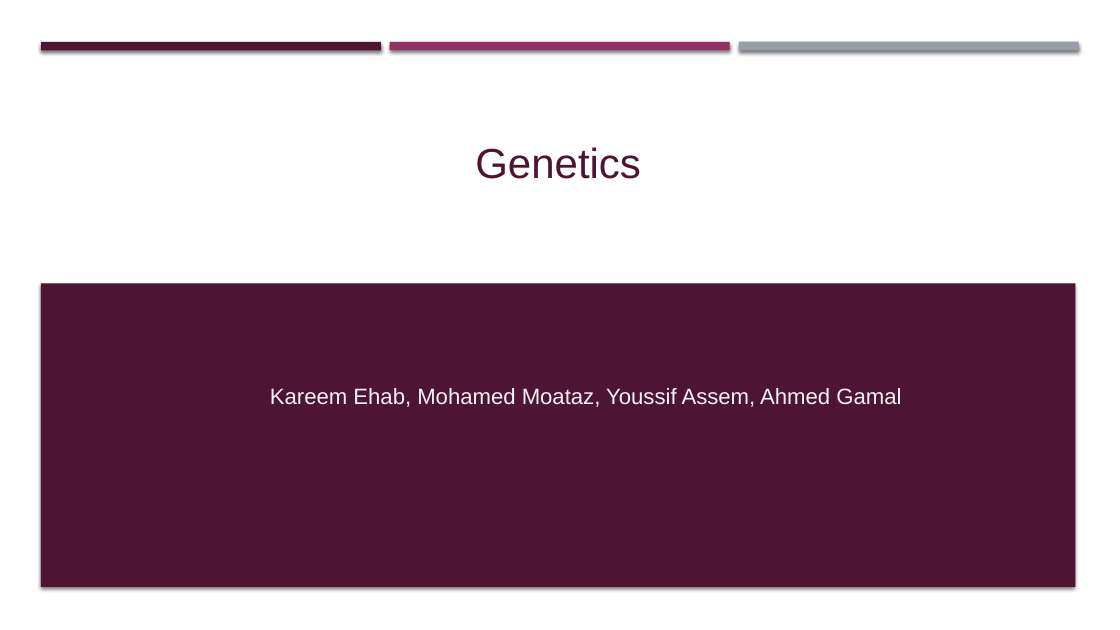
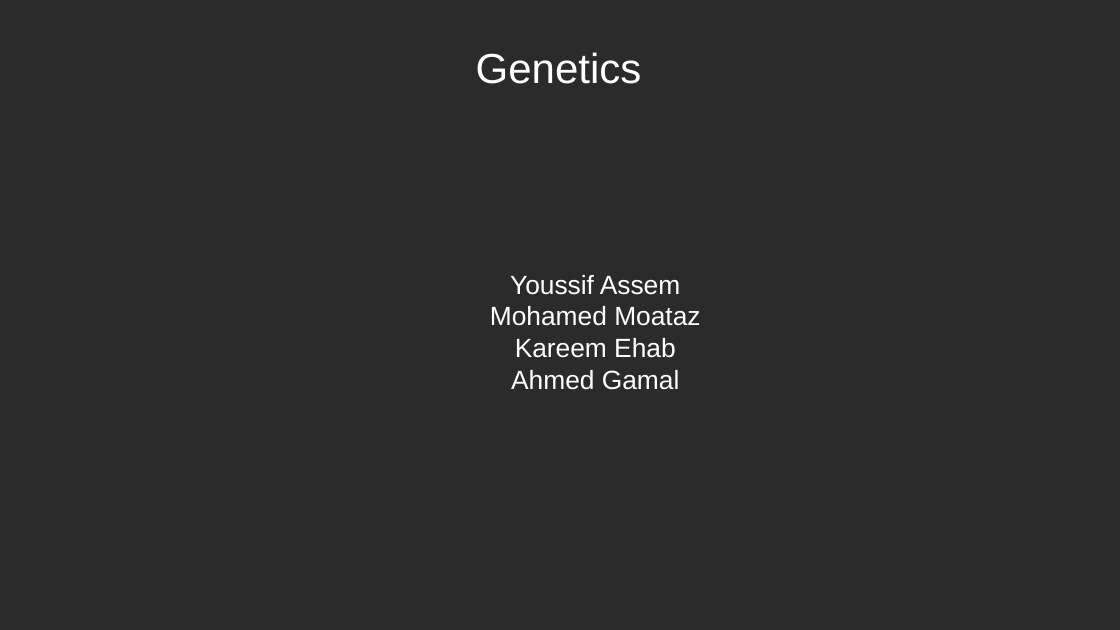
Before and after one commit to YoussifAssem/Genatac, a slide deck: slide 1 of E-Genetics/Proposal/genetics(2).pptx. Drawn at 1120x630 pixels with LibreOffice and Linux fonts; fonts in the diff are those of the drawing; background and template pictures are left out; a plain dark background stands for a picture behind light text. Boxes give left, top, right and bottom in pixels: in the first picture for what was removed or moved away, otherwise in the second. Text is boxed around its words. In the diff, an @@ line names an element or a change of style, - is before the commit and + after.

```diff
--- a/E-Genetics/Proposal/genetics(2).pptx
+++ b/E-Genetics/Proposal/genetics(2).pptx
@@ background #FFFFFF to picture (left out) @@
@@ text "Genetics": place and size @@
-text "Genetics" at bbox=[475, 147, 641, 179]
+text "Genetics" at bbox=[476, 52, 642, 84]
@@ text "Genetics" at bbox=[476, 52, 642, 84]: text colour #4D1434 to #FFFFFF @@
@@ rectangle removed at bbox=[41, 42, 381, 50] @@
@@ rectangle removed at bbox=[390, 42, 730, 50] @@
@@ rectangle removed at bbox=[739, 42, 1079, 51] @@
@@ text "Youssif Assem Mohamed Moataz Kareem ..." at bbox=[490, 275, 700, 390]: vertical alignment top to middle @@
@@ rectangle removed at bbox=[41, 283, 1075, 586] @@
@@ text at bbox=[490, 275, 700, 390]: text changed; size 19 to 22.6 pt; text colour #F2F2F2 to #FFFFFF @@
-Kareem Ehab, Mohamed Moataz, Youssif Assem, Ahmed Gamal
+Youssif Assem
+Mohamed Moataz
+Kareem Ehab
+Ahmed Gamal
```
Also in this commit, not shown: 12 other slides changed, 6 slides added, 8 slides removed, 2 other files.
